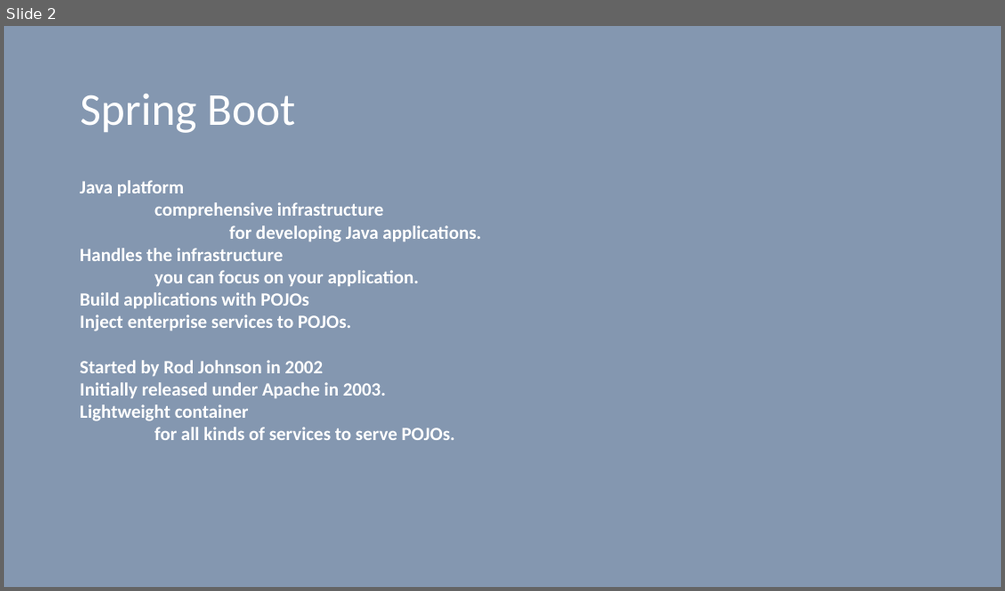
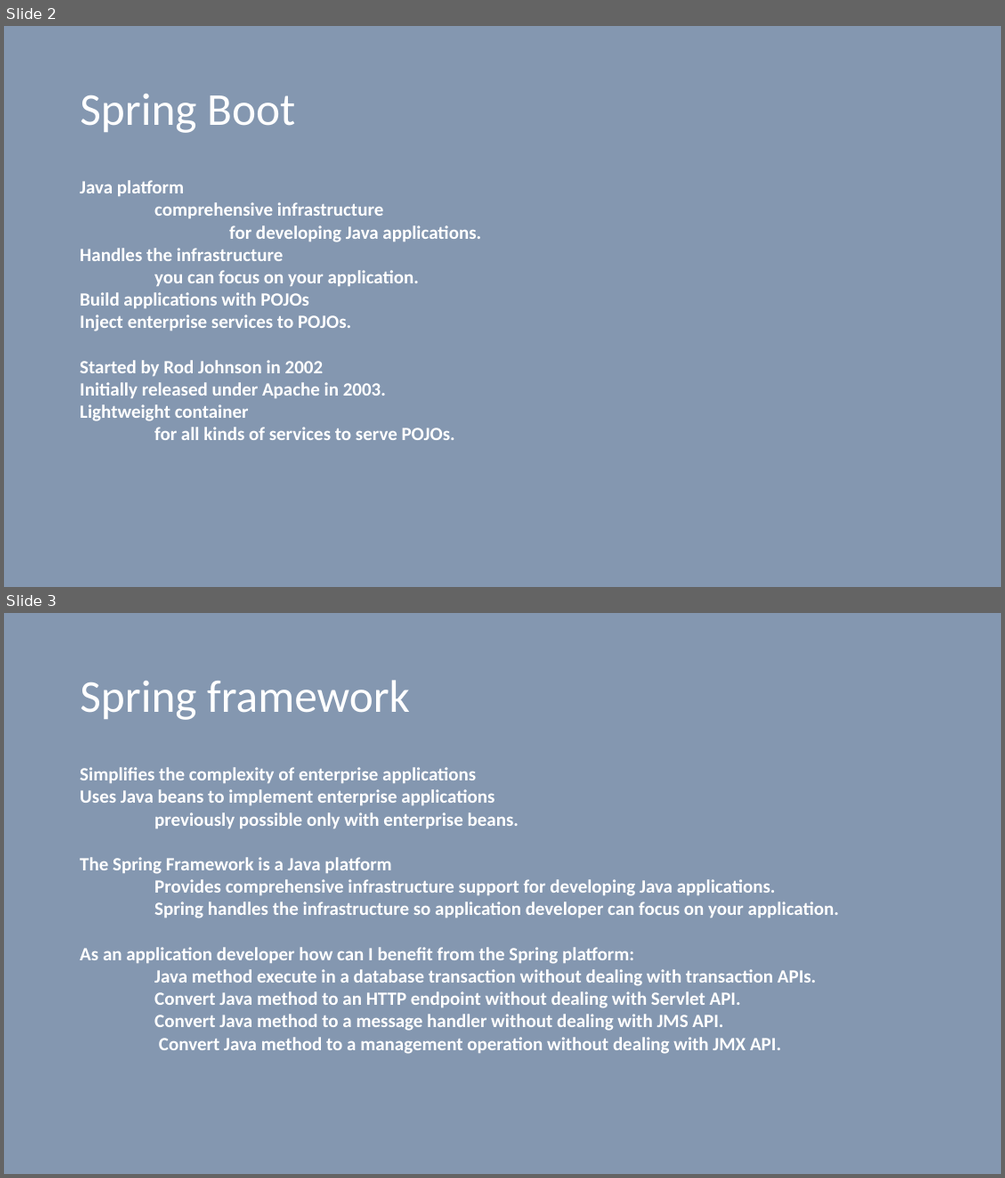
Before and after one commit to vilasvarghese/microservices, a slide deck: training/day1/3SpringBootDay1And2.pptx. Shown one above the other, each under a label of ours: slide 2 before the commit, slides 2 and 3 after it. The pictures are 1005x591 and 1005x1178 pixels, drawn with LibreOffice and Linux fonts; fonts in the diff are those of the drawing. Boxes give left, top, right and bottom in pixels: in the first picture for what was removed or moved away, otherwise in the second. Text is boxed around its words. In the diff, an @@ line names an element or a change of style, - is before the commit and + after.

```diff
--- a/training/day1/3SpringBootDay1And2.pptx
+++ b/training/day1/3SpringBootDay1And2.pptx
@@ slide 3 added at (x1=4, y1=613, x2=1001, y2=1174), background #8497B0 @@
@@ title added at (x1=80, y1=680, x2=410, y2=720), 44 pt, text #FFFFFF @@
+Spring framework
@@ text added at (x1=80, y1=767, x2=839, y2=1054), 18 pt, text #FFFFFF, bold @@
+Simplifies the complexity of enterprise applications
+Uses Java beans to implement enterprise applications
+previously possible only with enterprise beans.
+The Spring Framework is a Java platform
+Provides comprehensive infrastructure support for developing Java applications.
+Spring handles the infrastructure so application developer can focus on your application.
+As an application developer how can I benefit from the Spring platform:
+Java method execute in a database transaction without dealing with transaction APIs.
+Convert Java method to an HTTP endpoint without dealing with Servlet API.
+Convert Java method to a message handler without dealing with JMS API.
+Convert Java method to a management operation without dealing with JMX API.
```
Also in this commit, not shown: 5 slides changed, 7 other slides added, 1 slide removed, 31 other files.
